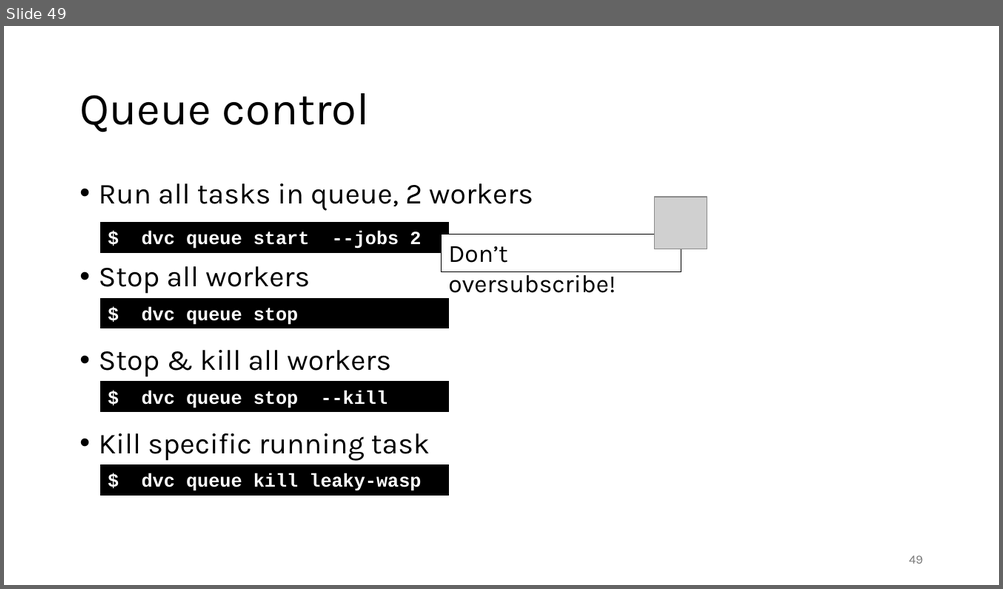
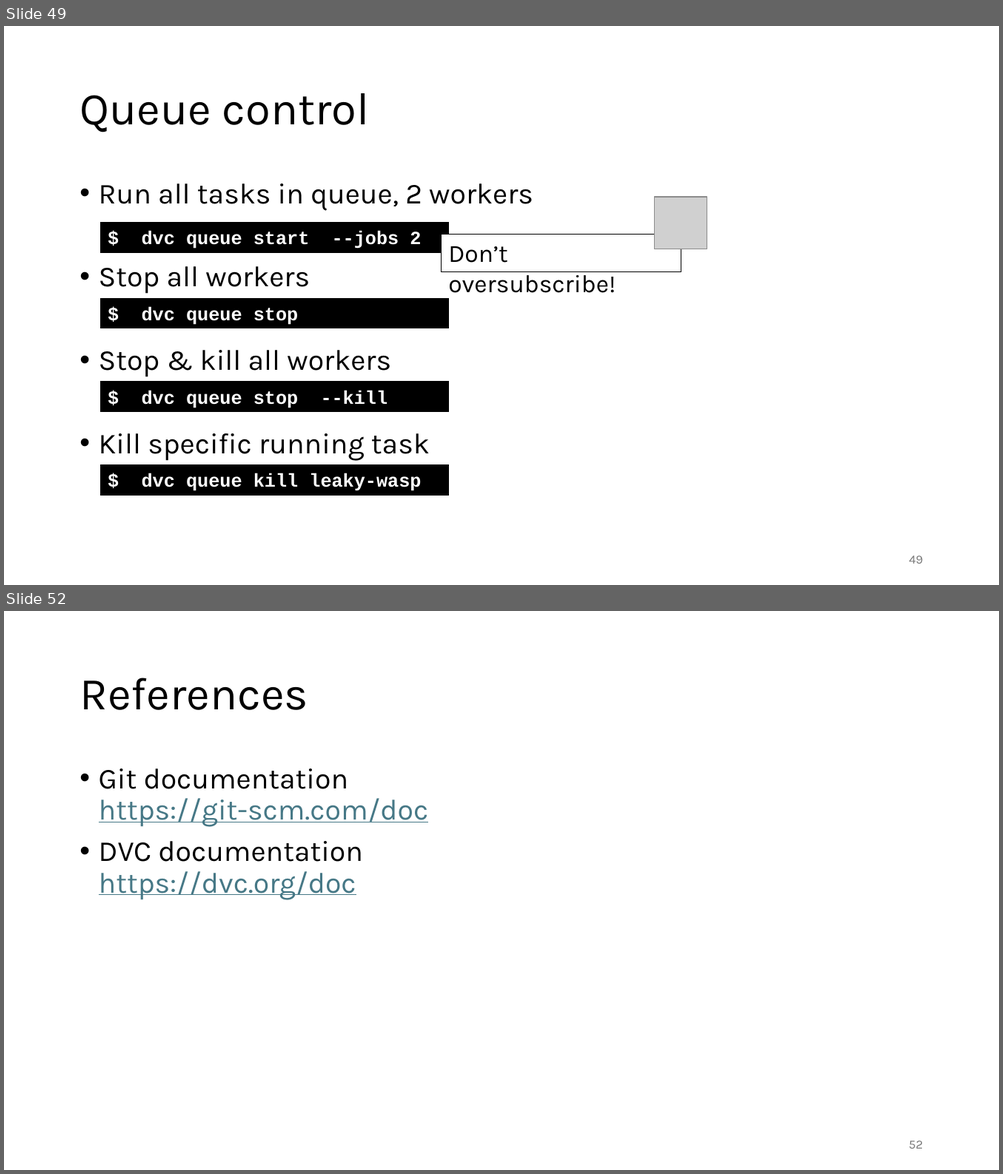
Before and after one commit to gjbex/MLOps-on-HPC, a slide deck: mlops_on_hpc.pptx. Shown one above the other, each under a label of ours: slide 49 before the commit, slides 49 and 52 after it; the slides between them are not shown. The pictures are 1003x589 and 1003x1174 pixels, drawn with LibreOffice and Linux fonts; fonts in the diff are those of the drawing; grey boxes stand for pictures. Boxes give left, top, right and bottom in pixels: in the first picture for what was removed or moved away, otherwise in the second. Text is boxed around its words. In the diff, an @@ line names an element or a change of style, - is before the commit and + after.

```diff
--- a/mlops_on_hpc.pptx
+++ b/mlops_on_hpc.pptx
@@ slide 52 added at (4,611,999,1170), background #FFFFFF @@
@@ title added at (79,678,308,710), 44 pt, text #000000 @@
+References
@@ text added at (99,769,429,900), 28 pt, text #467886, underline @@
+• Git documentation
+  https://git-scm.com/doc
+• DVC documentation
+  https://dvc.org/doc
@@ page number added at (908,1141,922,1149), 12 pt, text #797979 @@
+52
```
Also in this commit, not shown: 2 other slides added.
